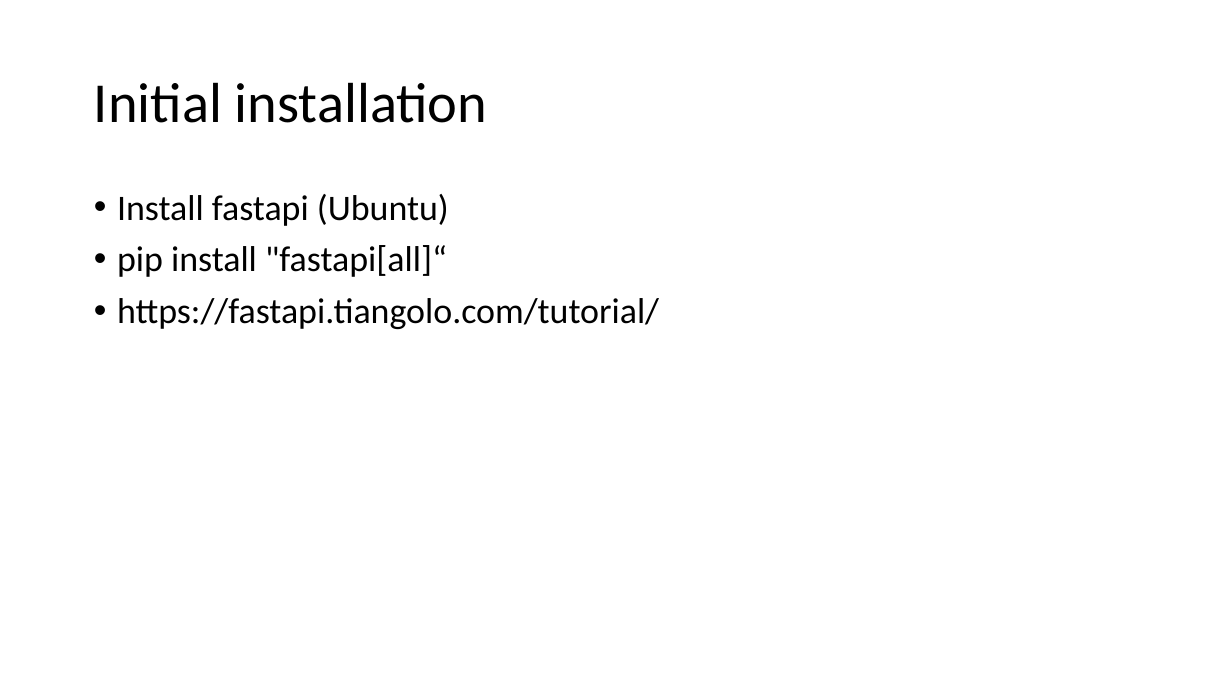
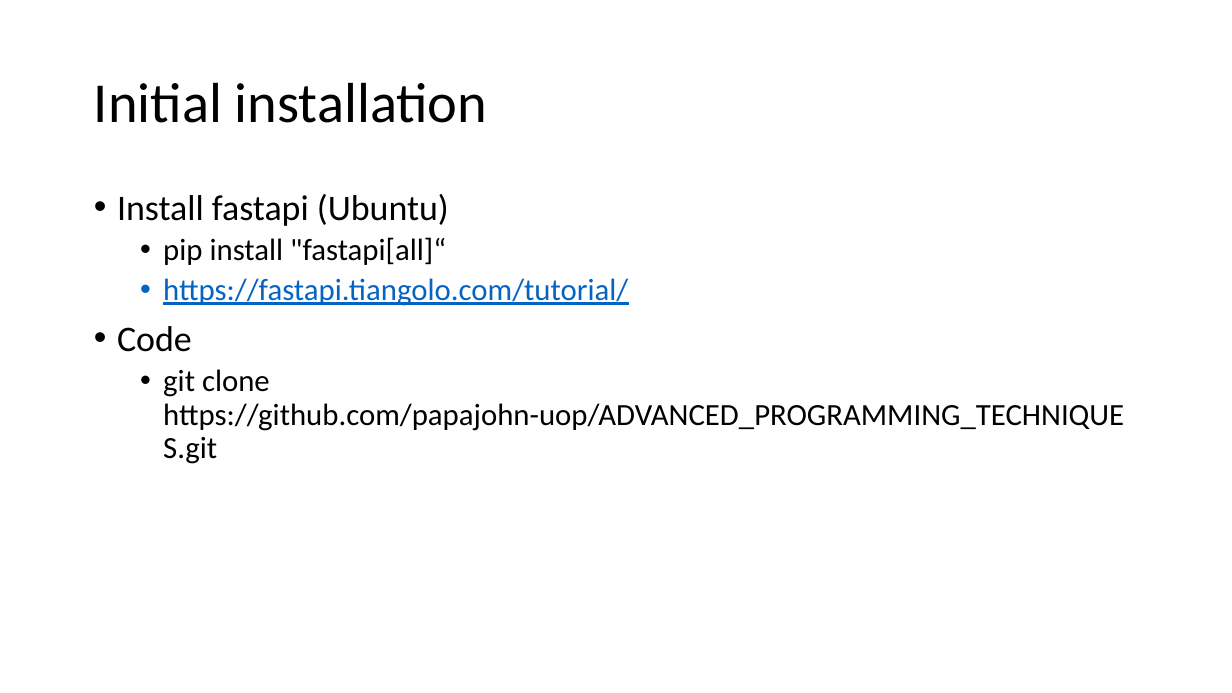
Before and after one commit to papajohn-uop/ADVANCED_PROGRAMMING_TECHNIQUES, a slide deck: slide 4 of Course.pptx. Drawn at 1232x693 pixels with LibreOffice and Linux fonts; fonts in the diff are those of the drawing. Boxes give left, top, right and bottom in pixels: in the first picture for what was removed or moved away, otherwise in the second. Text is boxed around its words. In the diff, an @@ line names an element or a change of style, - is before the commit and + after.

```diff
--- a/Course.pptx
+++ b/Course.pptx
@@ text at [163,237,628,306]: size 28 to 24 pt in "pip install "fastapi[all]“", "https://fastapi.tiangolo.com/tutorial/"; text colour #000000 to #0563C1, underline on in "https://fastapi.tiangolo.com/tutorial/"; list level 1 to 2 in "pip install "fastapi[all]“"; list level 1 to 2 in "https://fastapi.tiangolo.com/tutorial/" @@
@@ text at [117,326,1124,464]: paragraphs added @@
+• Code
+  • git clone https://github.com/papajohn-uop/ADVANCED_PROGRAMMING_TECHNIQUES.git
```
Also in this commit, not shown: 1 other slide changed, 7 slides added, 1 slide removed.
